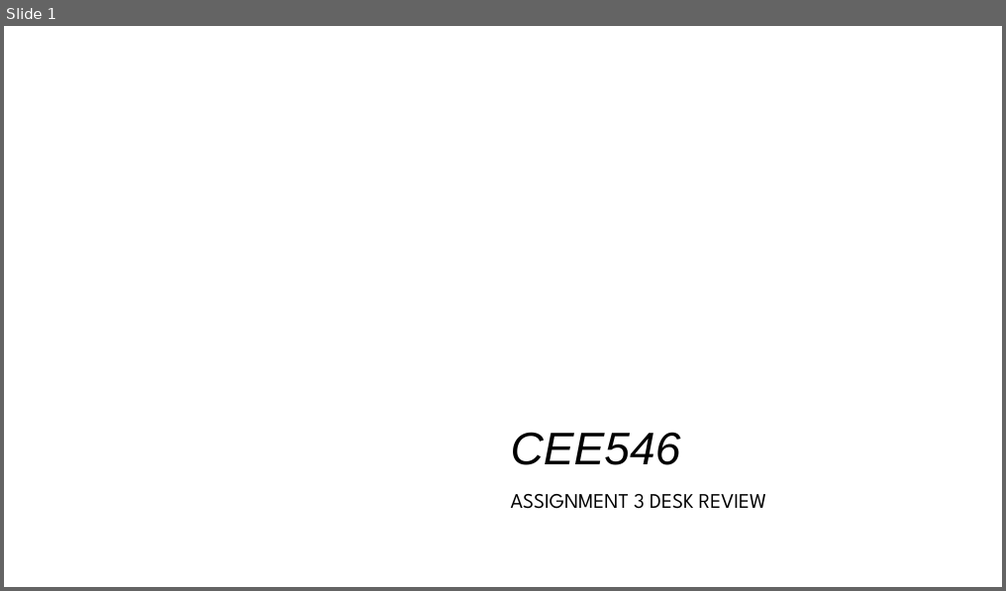
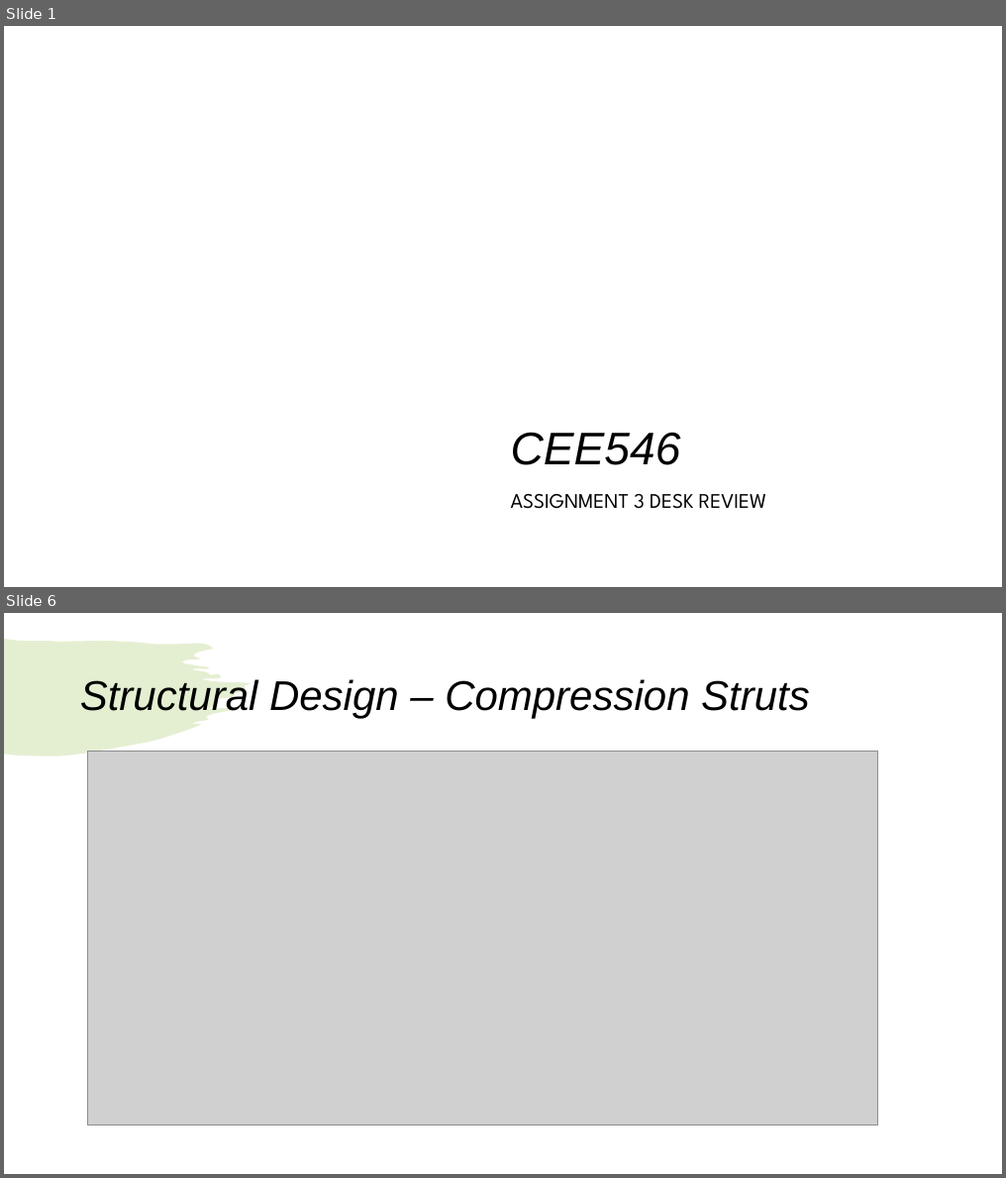
Before and after one commit to arpastrana/equad, a slide deck: presentation/DesignReview.pptx. Shown one above the other, each under a label of ours: slide 1 before the commit, slides 1 and 6 after it; the slides between them are not shown. The pictures are 1006x591 and 1006x1178 pixels, drawn with LibreOffice and Linux fonts; fonts in the diff are those of the drawing; grey boxes stand for pictures; background and template pictures are left out. Boxes give left, top, right and bottom in pixels: in the first picture for what was removed or moved away, otherwise in the second. Text is boxed around its words. In the diff, an @@ line names an element or a change of style, - is before the commit and + after.

```diff
--- a/presentation/DesignReview.pptx
+++ b/presentation/DesignReview.pptx
@@ slide 6 added at (x1=4, y1=613, x2=1002, y2=1174), background #FFFFFF @@
@@ freeform shape added at (x1=4, y1=639, x2=252, y2=756), fill #7BB11F at 20% opacity @@
@@ title added at (x1=80, y1=677, x2=810, y2=719), 40 pt, text #000000, italic @@
+Structural Design – Compression Struts
@@ picture added at (x1=88, y1=752, x2=878, y2=1126) @@
```
Also in this commit, not shown: 10 other slides added, 2 other files.
